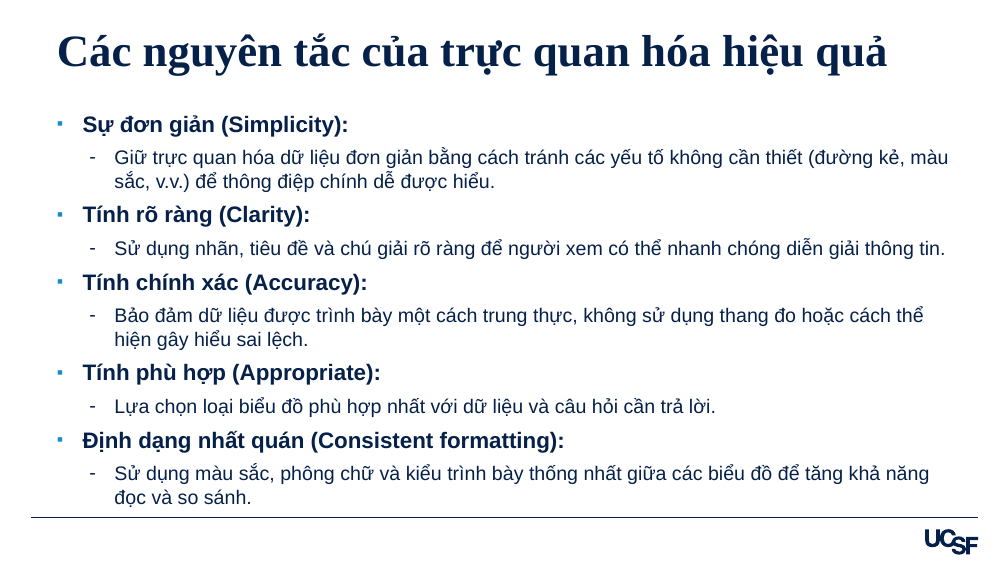
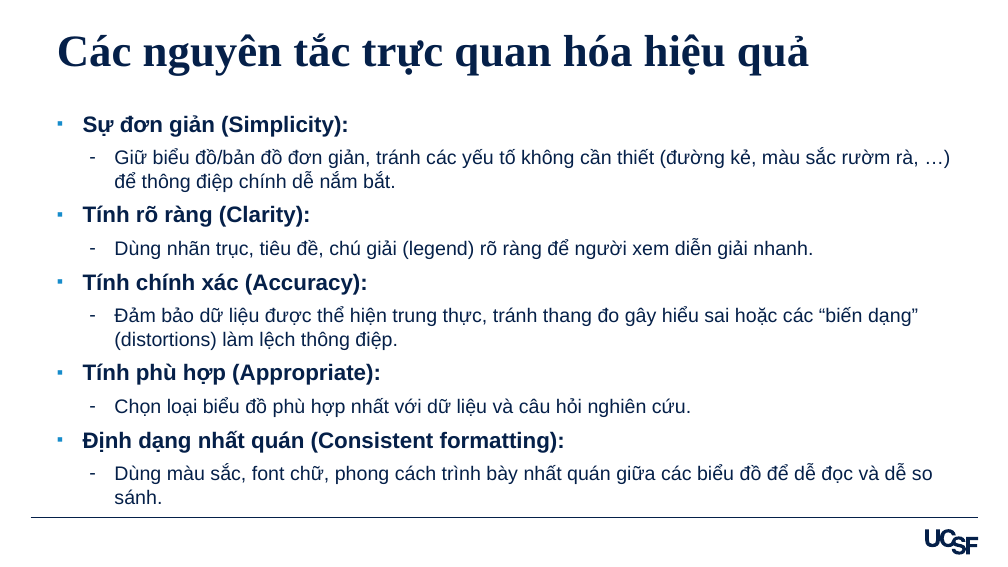
Before and after one commit to amirzazadeh/DataVisualization, a slide deck: slide 6 of Slides_Viet_Data_Visualization_in_R_Ali_Mirzazadeh.pptx. Drawn at 1008x567 pixels with LibreOffice and Linux fonts; fonts in the diff are those of the drawing. Boxes give left, top, right and bottom in pixels: in the first picture for what was removed or moved away, otherwise in the second. Text is boxed around its words. In the diff, an @@ line names an element or a change of style, - is before the commit and + after.

Commit message:
few slides changes

```diff
--- a/Slides_Viet_Data_Visualization_in_R_Ali_Mirzazadeh.pptx
+++ b/Slides_Viet_Data_Visualization_in_R_Ali_Mirzazadeh.pptx
@@ title at bbox=[57, 33, 809, 76]: text changed @@
-Các nguyên tắc của trực quan hóa hiệu quả
+Các nguyên tắc trực quan hóa hiệu quả
@@ text at bbox=[114, 149, 919, 192]: text changed @@
-  – Giữ trực quan hóa dữ liệu đơn giản bằng cách tránh các yếu tố không cần thiết (đường kẻ, màu sắc, v.v.) để thông điệp chính dễ được hiểu.
+  – Giữ biểu đồ/bản đồ đơn giản, tránh các yếu tố không cần thiết (đường kẻ, màu sắc rườm rà, …) để thông điệp chính dễ nắm bắt.
@@ text at bbox=[114, 240, 813, 259]: text changed @@
-  – Sử dụng nhãn, tiêu đề và chú giải rõ ràng để người xem có thể nhanh chóng diễn giải thông tin.
+  – Dùng nhãn trục, tiêu đề, chú giải (legend) rõ ràng để người xem diễn giải nhanh.
@@ text at bbox=[114, 307, 918, 350]: text changed @@
-  – Bảo đảm dữ liệu được trình bày một cách trung thực, không sử dụng thang đo hoặc cách thể hiện gây hiểu sai lệch.
+  – Đảm bảo dữ liệu được thể hiện trung thực, tránh thang đo gây hiểu sai hoặc các “biến dạng” (distortions) làm lệch thông điệp.
@@ text at bbox=[114, 398, 691, 417]: text changed @@
-  – Lựa chọn loại biểu đồ phù hợp nhất với dữ liệu và câu hỏi cần trả lời.
+  – Chọn loại biểu đồ phù hợp nhất với dữ liệu và câu hỏi nghiên cứu.
@@ text at bbox=[114, 465, 933, 505]: text changed @@
-  – Sử dụng màu sắc, phông chữ và kiểu trình bày thống nhất giữa các biểu đồ để tăng khả năng đọc và so sánh.
+  – Dùng màu sắc, font chữ, phong cách trình bày nhất quán giữa các biểu đồ để dễ đọc và dễ so sánh.
```
Also in this commit, not shown: 30 other slides changed, 1 other file.
